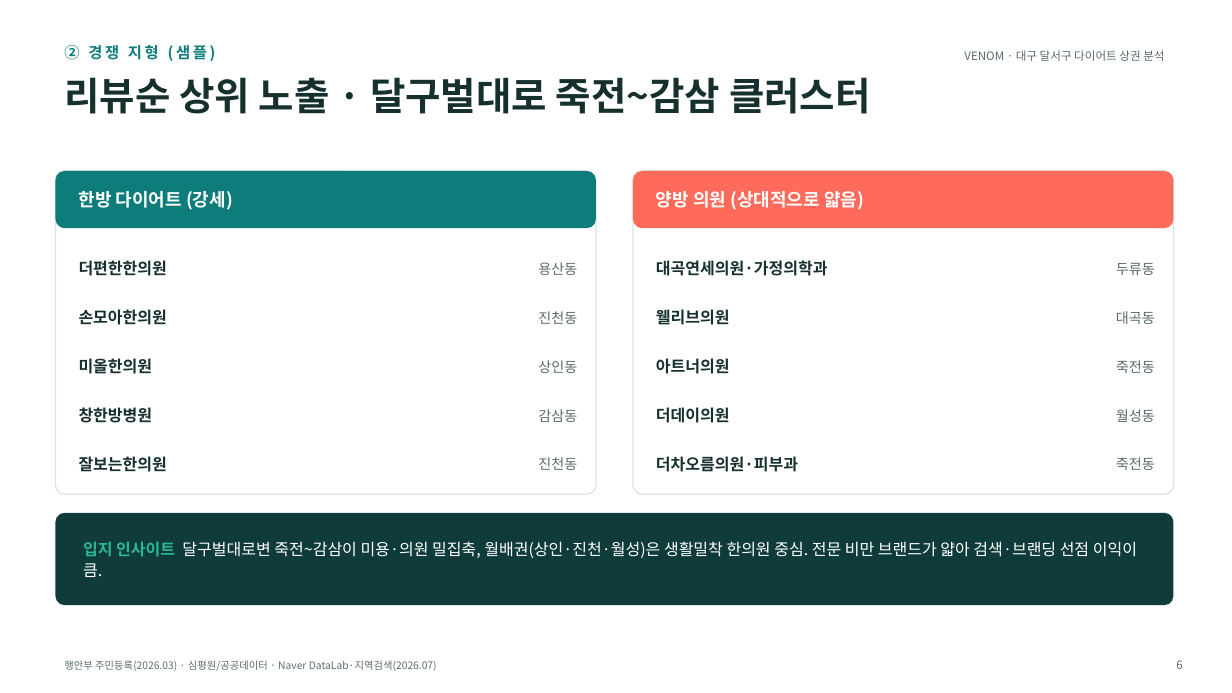
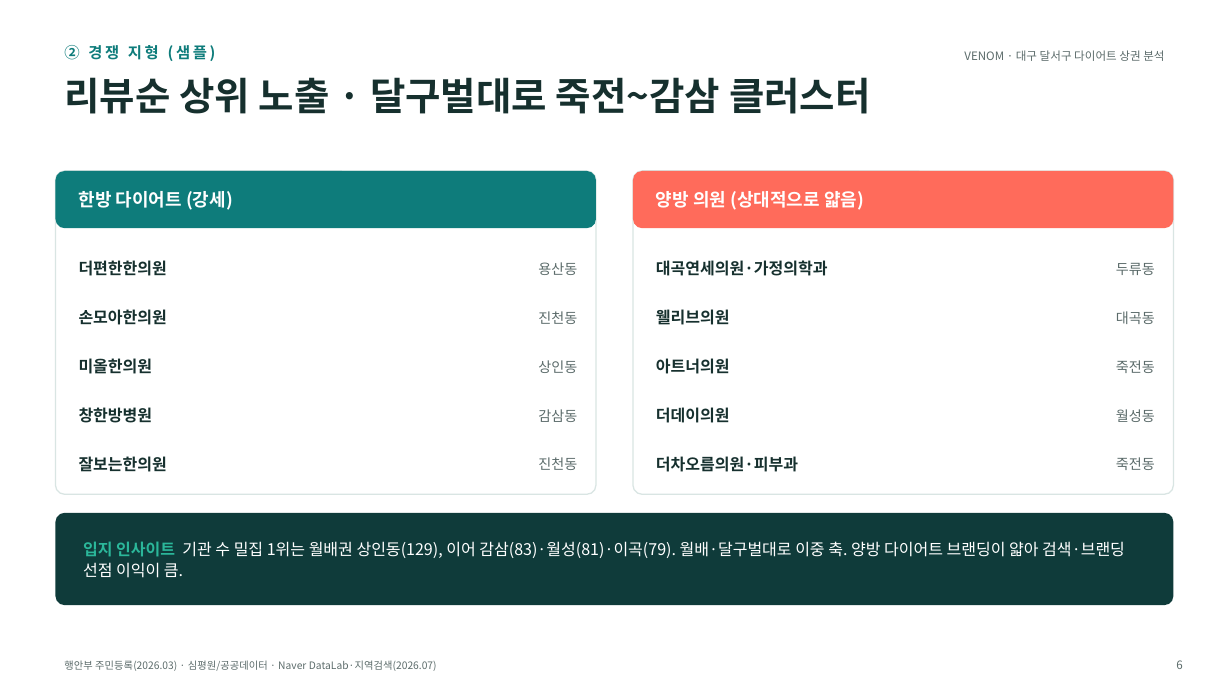
Before and after one commit to recon9973-lang/desktop-tutorial, a slide deck: slide 6 of docs/analysis/대구-달서구-다이어트-상권분석.pptx. Drawn at 1232x693 pixels with LibreOffice and Linux fonts; fonts in the diff are those of the drawing. Boxes give left, top, right and bottom in pixels: in the first picture for what was removed or moved away, otherwise in the second. Text is boxed around its words. In the diff, an @@ line names an element or a change of style, - is before the commit and + after.

```diff
--- a/docs/analysis/대구-달서구-다이어트-상권분석.pptx
+++ b/docs/analysis/대구-달서구-다이어트-상권분석.pptx
@@ text at [83, 541, 1125, 578]: text changed @@
-입지 인사이트 달구벌대로변 죽전~감삼이 미용·의원 밀집축, 월배권(상인·진천·월성)은 생활밀착 한의원 중심. 전문 비만 브랜드가 얇아 검색·브랜딩 선점 이익이 큼.
+입지 인사이트 기관 수 밀집 1위는 월배권 상인동(129), 이어 감삼(83)·월성(81)·이곡(79). 월배·달구벌대로 이중 축. 양방 다이어트 브랜딩이 얇아 검색·브랜딩 선점 이익이 큼.
```
Also in this commit, not shown: 4 other slides changed, 1 other file.
